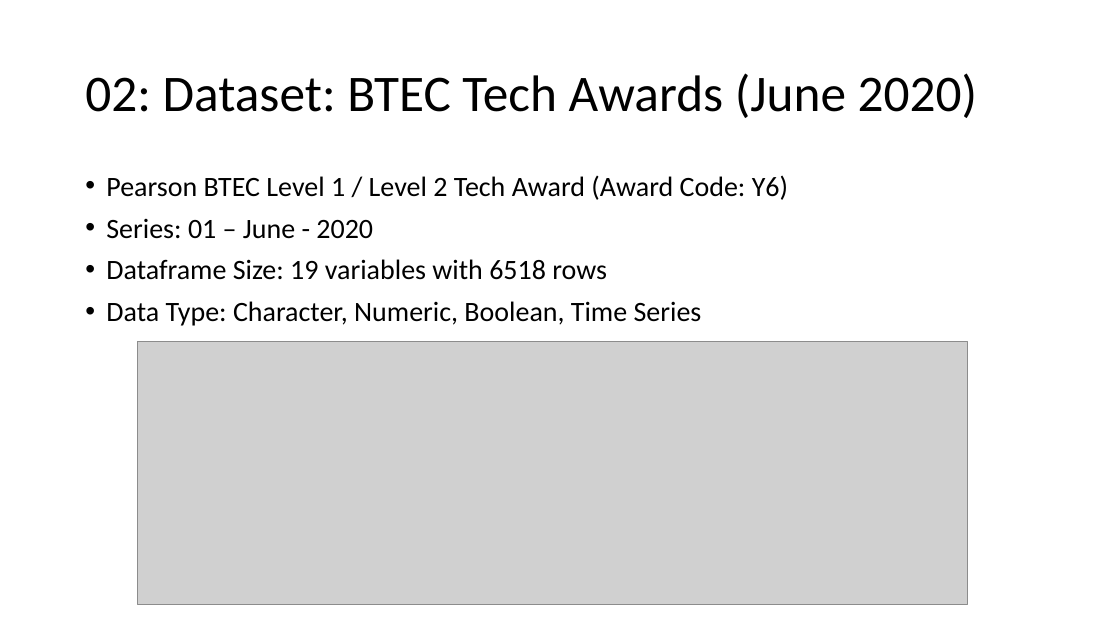
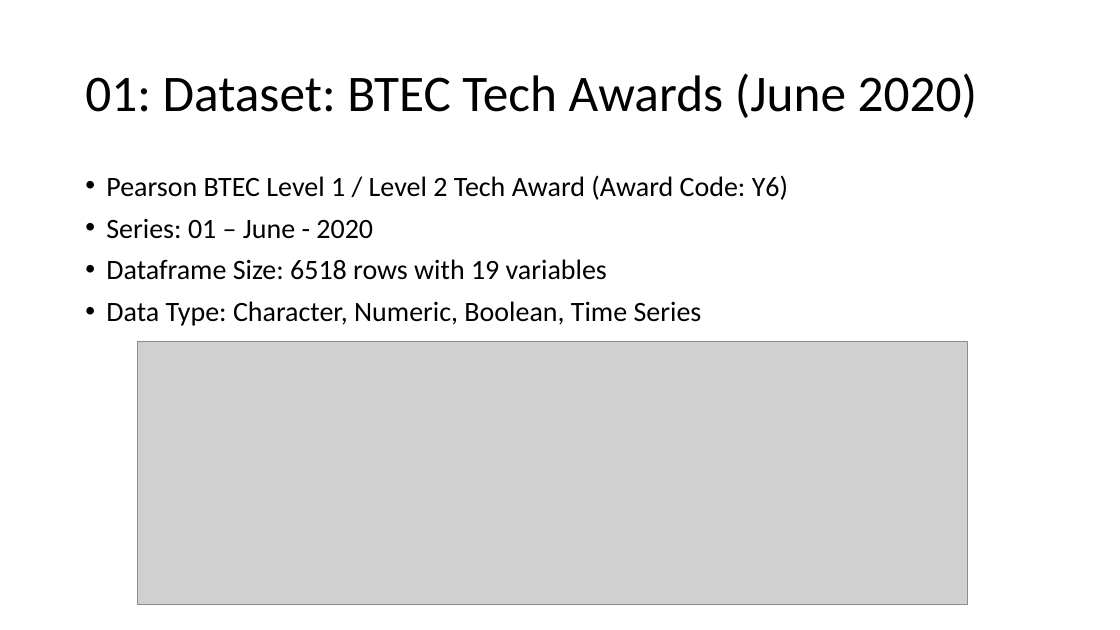
Before and after one commit to kanghinlee/interview_prep, a slide deck: slide 5 of pearson_edu_presentation/Pearson_edu_presentation.pptx (slide 3 before the commit). Drawn at 1120x630 pixels with LibreOffice and Linux fonts; fonts in the diff are those of the drawing; grey boxes stand for pictures. Boxes give left, top, right and bottom in pixels: in the first picture for what was removed or moved away, otherwise in the second. Text is boxed around its words. In the diff, an @@ line names an element or a change of style, - is before the commit and + after.

```diff
--- a/pearson_edu_presentation/Pearson_edu_presentation.pptx
+++ b/pearson_edu_presentation/Pearson_edu_presentation.pptx
@@ title at [85, 73, 977, 118]: text changed @@
-02: Dataset: BTEC Tech Awards (June 2020)
+01: Dataset: BTEC Tech Awards (June 2020)
@@ text at [106, 259, 607, 280]: text changed @@
-• Dataframe Size: 19 variables with 6518 rows
+• Dataframe Size: 6518 rows with 19 variables
```
Also in this commit, not shown: 7 other slides changed, 4 slides added, 1 slide removed, 5 other files.
